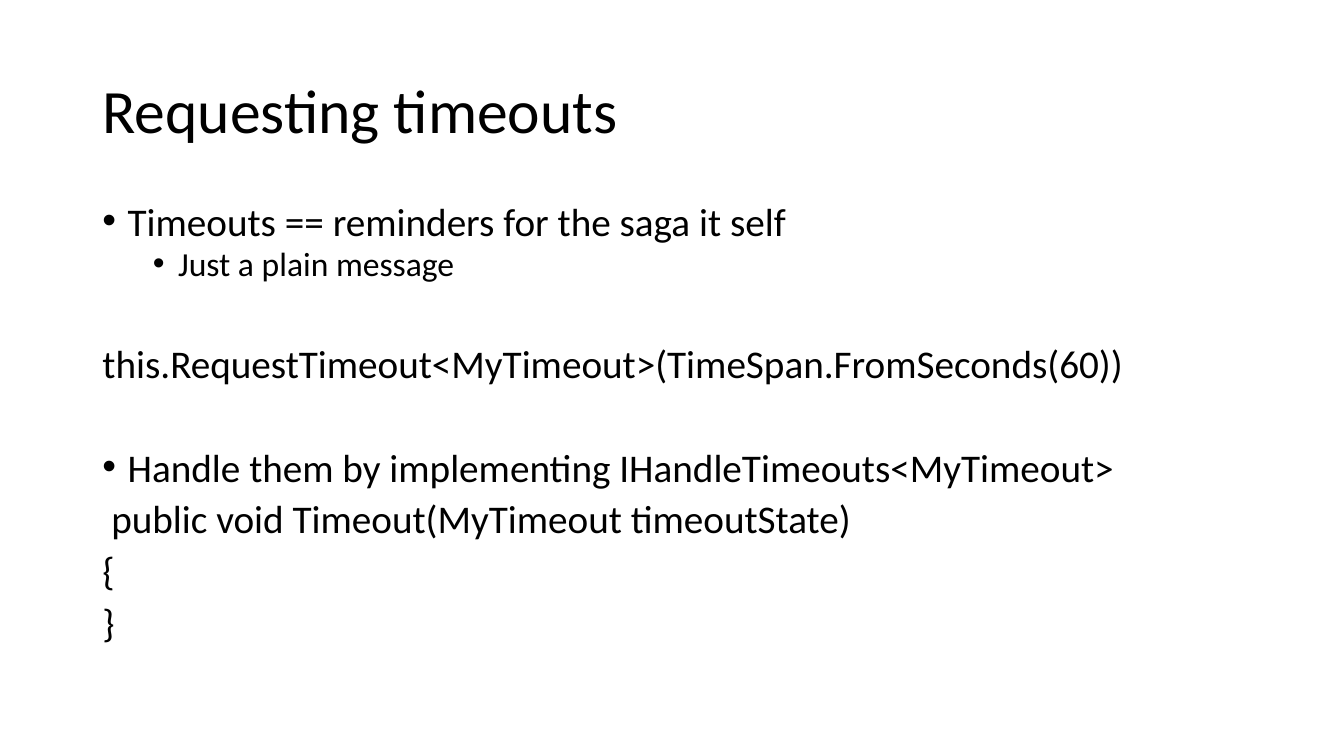
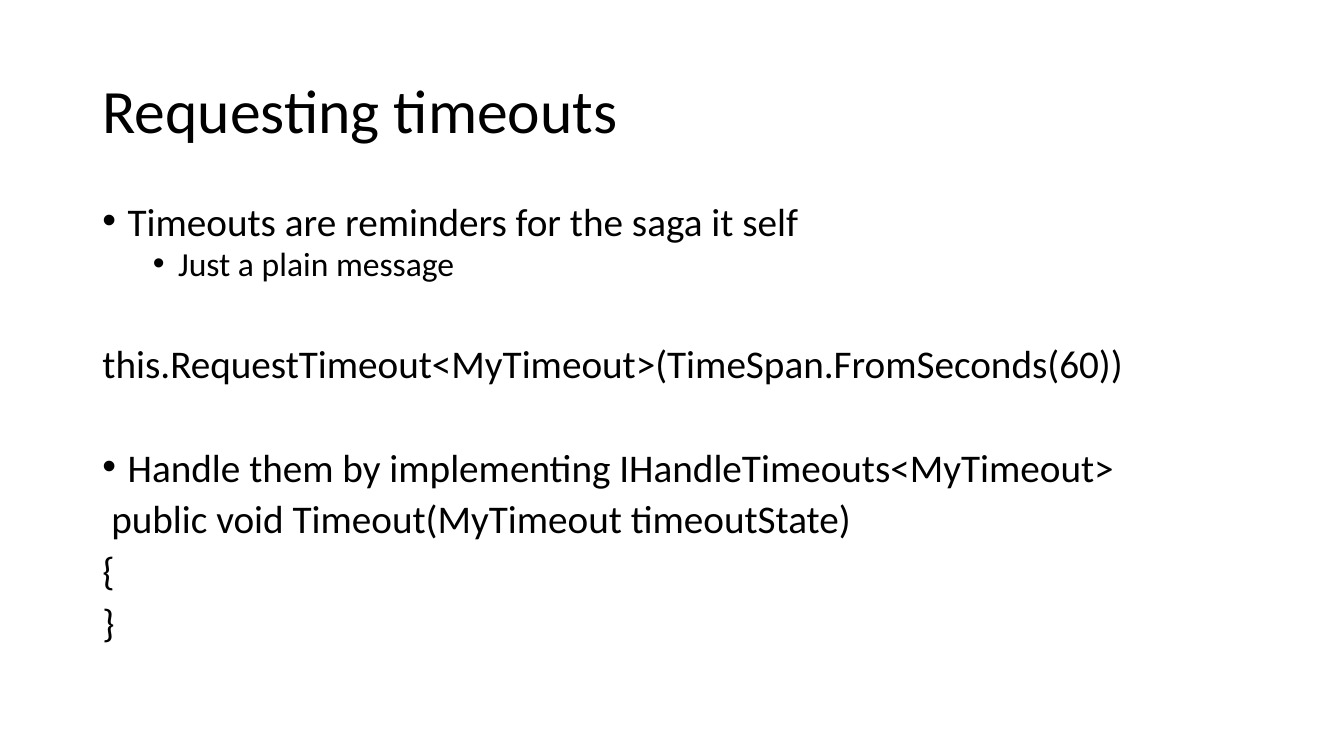
Before and after one commit to Particular/SagaMasterClass, a slide deck: slide 9 of SagaMasterClass.pptx. Drawn at 1344x756 pixels with LibreOffice and Linux fonts; fonts in the diff are those of the drawing. Boxes give left, top, right and bottom in pixels: in the first picture for what was removed or moved away, otherwise in the second. Text is boxed around its words. In the diff, an @@ line names an element or a change of style, - is before the commit and + after.

```diff
--- a/SagaMasterClass.pptx
+++ b/SagaMasterClass.pptx
@@ text at [128,208,798,243]: text changed @@
-• Timeouts == reminders for the saga it self
+• Timeouts are reminders for the saga it self
```
Also in this commit, not shown: 12 other slides changed, 5 slides added.
